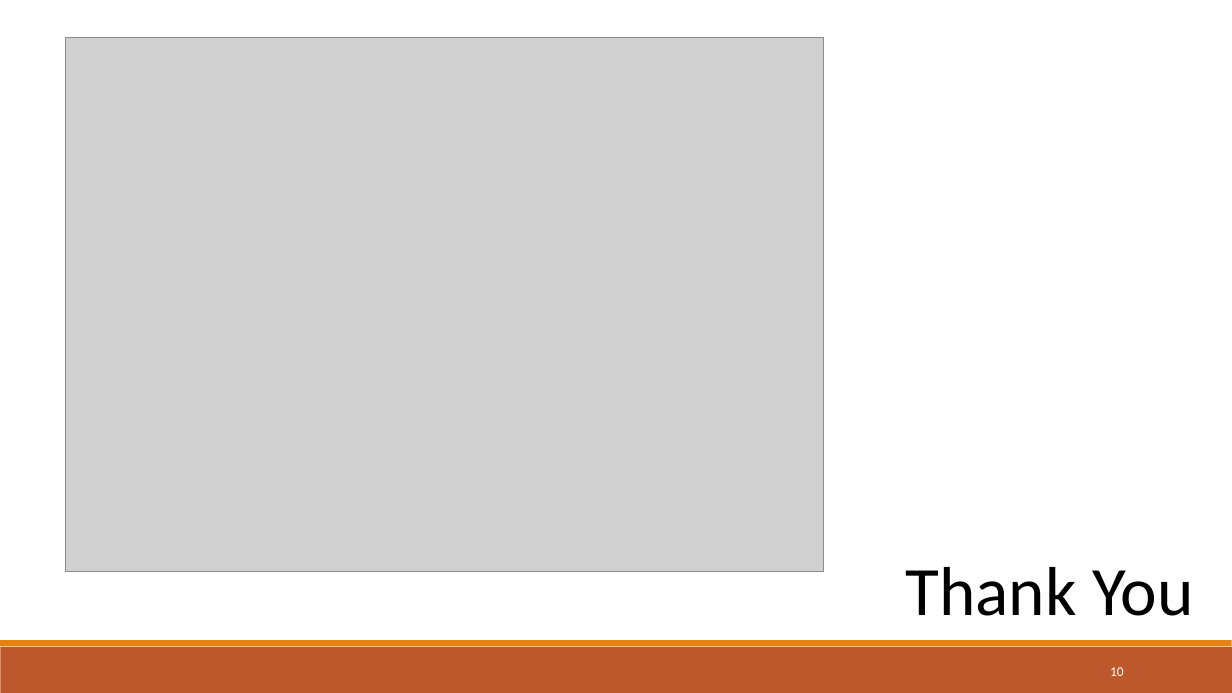
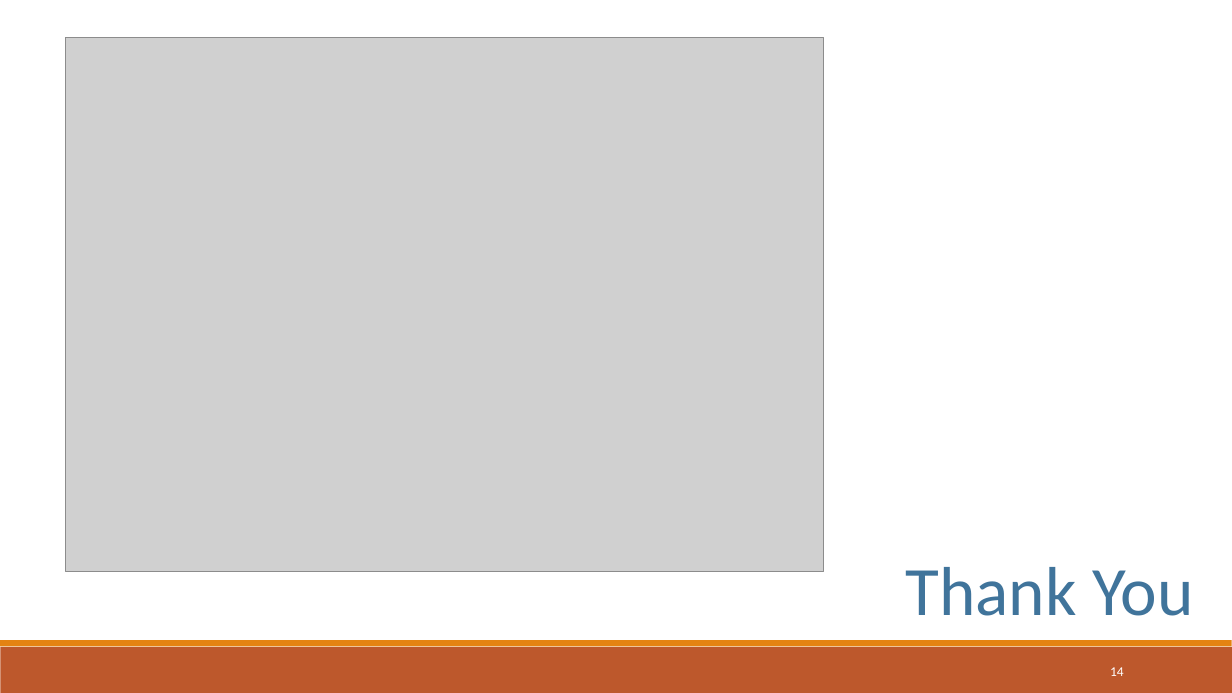
Before and after one commit to mrudulamadhavan/MrudulaAP_Scifor, a slide deck: slide 14 of MainProject/FITNESS TRACKER.pptx (slide 10 before the commit). Drawn at 1232x693 pixels with LibreOffice and Linux fonts; fonts in the diff are those of the drawing; grey boxes stand for pictures. Boxes give left, top, right and bottom in pixels: in the first picture for what was removed or moved away, otherwise in the second. Text is boxed around its words. In the diff, an @@ line names an element or a change of style, - is before the commit and + after.

```diff
--- a/MainProject/FITNESS TRACKER.pptx
+++ b/MainProject/FITNESS TRACKER.pptx
@@ text "Thank You" at (x1=906, y1=567, x2=1194, y2=616): text colour #000000 to #40749B @@
@@ page number at (x1=1110, y1=667, x2=1124, y2=676): text changed @@
-10
+14
```
Also in this commit, not shown: 4 other slides changed, 4 slides added, 1 other file.
